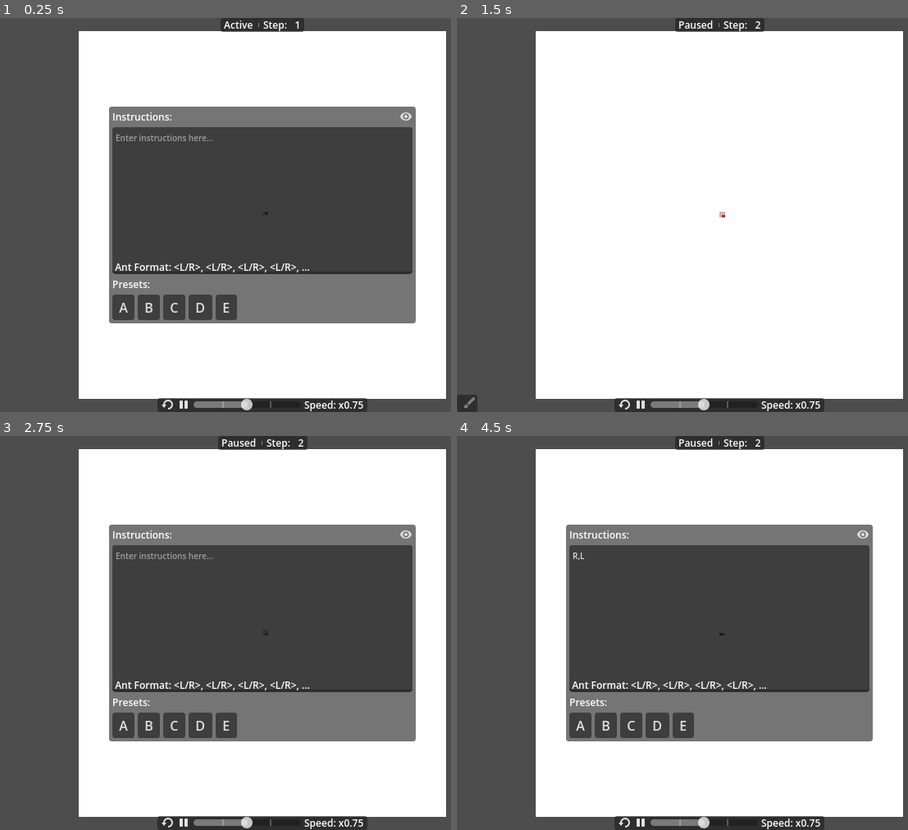
Above: before the commit, frames 1-4 (two rows, left to right).
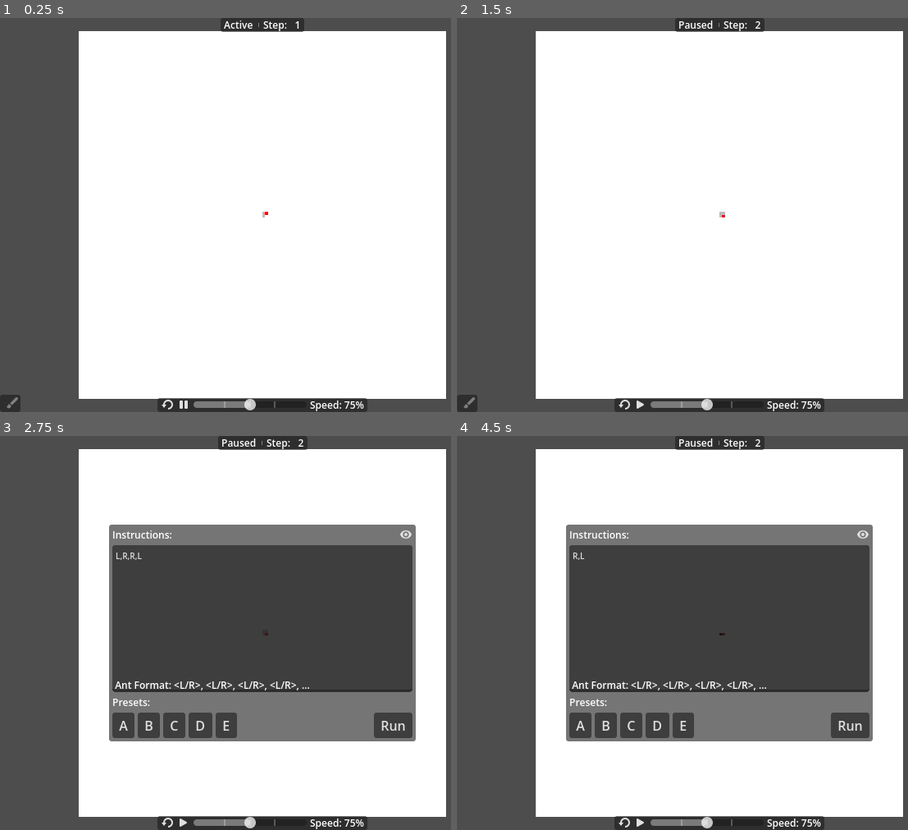
Above: after the commit, the same moments.

Repository: bouyant-keys/GodotTurmiteSim
Game: Godot game, scene res://Scenes/main.tscn
Two runs of this game, one before a commit and one after it. Both use one fixed random seed, a clock stepped at 60 frames per second and the inputs below.
Inputs (mouse positions are in pixels of both pictures, inside the frame that each line leads up to):
- Up to frame 1 (0.25 s): no input
- Up to frame 2 (1.5 s): click (641, 404) at 0.5 s; click (862, 116) at 1.27 s
- Up to frame 3 (2.75 s): click (13, 822) at 2 s
- Up to frame 4 (4.5 s): click (849, 723) at 2.75 s, where only the run after the commit has a clickable "Run"; click "A" at 3.5 s; click (470, 822) at 4.25 s

The runs differ from the first frame. In frame 1, 38% of the frame differs, in the area x 0-93%, y 22-100%; in frame 2, 0.2%; in frame 3, 0.9%; in frame 4, 0.8%.

Commit message:
First completion pass of project.
Restricted instructions to ANT form for simplicity, and automated coloring - potentially add / fix coloring in the future.

Diff:
--- a/Scenes/instructions_panel.tscn
+++ b/Scenes/instructions_panel.tscn
@@ -4,6 +4,7 @@
 [ext_resource type="Script" uid="uid://cbrqs1b7f4q83" path="res://Scripts/InstructionsPanel.gd" id="1_6fjpo"]
 [ext_resource type="Texture2D" uid="uid://x46o5e7mdje0" path="res://Textures/GuiVisibilityVisible.svg" id="2_5ue33"]
 [ext_resource type="Texture2D" uid="uid://b7i7pxu705qdv" path="res://Textures/CanvasItem.svg" id="3_6fjpo"]
+[ext_resource type="Texture2D" uid="uid://buqyj7fmel6ak" path="res://Textures/ImportFail.svg" id="4_85van"]
 [ext_resource type="Script" uid="uid://cg5s0l7i5e5up" path="res://Scripts/preset_button.gd" id="4_bbcx4"]
 [ext_resource type="Resource" uid="uid://dqe4hfkdbve0p" path="res://Scripts/InstructionPresets/Preset_Langton.tres" id="5_sxpg0"]
 [ext_resource type="Resource" uid="uid://cd0l4003uk5ka" path="res://Scripts/InstructionPresets/Preset_Propp9.tres" id="7_a0p6j"]
@@ -11,6 +12,12 @@
 [ext_resource type="Resource" uid="uid://btmfh66ow38nj" path="res://Scripts/InstructionPresets/Preset_Propp33.tres" id="8_a0p6j"]
 [ext_resource type="Resource" uid="uid://t5bfy0ivbdnw" path="res://Scripts/InstructionPresets/Preset_Propp39.tres" id="9_85van"]
 
+[sub_resource type="Gradient" id="Gradient_85van"]
+colors = PackedColorArray(1, 1, 1, 1, 0, 0, 0, 1)
+
+[sub_resource type="GradientTexture1D" id="GradientTexture1D_85van"]
+gradient = SubResource("Gradient_85van")
+
 [node name="InstructionsPanel" type="Control" unique_id=233951351]
 layout_mode = 3
 anchors_preset = 15
@@ -21,6 +28,7 @@
 mouse_filter = 2
 theme = ExtResource("1_5ue33")
 script = ExtResource("1_6fjpo")
+gradient_tex = SubResource("GradientTexture1D_85van")
 
 [node name="MainPanel" type="PanelContainer" parent="." unique_id=647988976]
 layout_mode = 1
@@ -87,6 +95,22 @@
 text = " Ant Format: <L/R>, <L/R>, <L/R>, <L/R>, ..."
 clip_text = true
 
+[node name="ErrorIcon" type="TextureRect" parent="MainPanel/MarginContainer/VBoxContainer/InstructionsEdit" unique_id=1451845049]
+unique_name_in_owner = true
+layout_mode = 1
+anchors_preset = -1
+anchor_left = 1.0
+anchor_top = 1.0
+anchor_right = 1.0
+anchor_bottom = 1.0
+offset_right = -4.0
+offset_bottom = -4.0
+grow_horizontal = 0
+grow_vertical = 0
+size_flags_horizontal = 10
+texture = ExtResource("4_85van")
+stretch_mode = 5
+
 [node name="PresetsLabel" type="Label" parent="MainPanel/MarginContainer/VBoxContainer" unique_id=144190926]
 layout_mode = 2
 text = "Presets:"
@@ -124,6 +148,12 @@
 text = " E "
 script = ExtResource("4_bbcx4")
 preset_instruction = ExtResource("9_85van")
+
+[node name="RunButton" type="Button" parent="MainPanel/MarginContainer/VBoxContainer/HBoxContainer" unique_id=114952720]
+unique_name_in_owner = true
+layout_mode = 2
+size_flags_horizontal = 10
+text = " Run "
 
 [node name="HiddenPanel" type="Panel" parent="." unique_id=309960548]
 layout_mode = 1
@@ -182,10 +212,11 @@
 "
 
 [connection signal="pressed" from="MainPanel/MarginContainer/VBoxContainer/HBoxContainer2/HideButton" to="." method="_on_hide_pressed"]
-[connection signal="text_set" from="MainPanel/MarginContainer/VBoxContainer/InstructionsEdit" to="." method="_on_instructions_set"]
+[connection signal="text_changed" from="MainPanel/MarginContainer/VBoxContainer/InstructionsEdit" to="." method="_on_instructions_set"]
 [connection signal="change_preset" from="MainPanel/MarginContainer/VBoxContainer/HBoxContainer/PresetButton" to="." method="_on_preset_changed"]
 [connection signal="change_preset" from="MainPanel/MarginContainer/VBoxContainer/HBoxContainer/PresetButton2" to="." method="_on_preset_changed"]
 [connection signal="change_preset" from="MainPanel/MarginContainer/VBoxContainer/HBoxContainer/PresetButton3" to="." method="_on_preset_changed"]
 [connection signal="change_preset" from="MainPanel/MarginContainer/VBoxContainer/HBoxContainer/PresetButton4" to="." method="_on_preset_changed"]
 [connection signal="change_preset" from="MainPanel/MarginContainer/VBoxContainer/HBoxContainer/PresetButton5" to="." method="_on_preset_changed"]
+[connection signal="pressed" from="MainPanel/MarginContainer/VBoxContainer/HBoxContainer/RunButton" to="." method="_on_run_pressed"]
 [connection signal="pressed" from="HiddenPanel/ShowButton" to="." method="_on_show_pressed"]
--- a/Scenes/main.tscn
+++ b/Scenes/main.tscn
@@ -52,7 +52,8 @@
 [node name="PlaybackControls" parent="." unique_id=2032513786 instance=ExtResource("3_6bp64")]
 mouse_filter = 2
 
-[node name="InstructionsPanel" parent="." unique_id=233951351 instance=ExtResource("4_6bp64")]
+[node name="InstructionsPanel" parent="." unique_id=233951351 node_paths=PackedStringArray("turmite") instance=ExtResource("4_6bp64")]
+turmite = NodePath("../Turmite")
 
 [connection signal="status_changed" from="Turmite" to="StatusPanel" method="_on_status_changed"]
 [connection signal="steps_changed" from="Turmite" to="StatusPanel" method="_on_steps_changed"]
--- a/Scenes/playback_controls.tscn
+++ b/Scenes/playback_controls.tscn
@@ -66,7 +66,7 @@
 [node name="SpeedLabel" type="Label" parent="PanelContainer/HBoxContainer" unique_id=50891599]
 unique_name_in_owner = true
 layout_mode = 2
-text = "Speed: x"
+text = "Speed: x%"
 
 [node name="Spacer2" type="Control" parent="PanelContainer/HBoxContainer" unique_id=1495569673]
 layout_mode = 2
--- a/Scripts/Instruction.gd
+++ b/Scripts/Instruction.gd
@@ -3,6 +3,8 @@
 # TM Format: "0,k,0,w,R", "0,w,0,k,R", ...
 
 enum InstructionType {TM, ANT}
+
+var invalid_message : String
 
 @export var name : StringName
 @export var type : InstructionType
@@ -25,9 +27,11 @@
 ## Check whether the instructions can be interpreted by the Turmite.
 func is_valid() ->bool:
 	if transitions.is_empty():
+		invalid_message = "No transitions written."
+		print(invalid_message)
 		return false
-	elif state_colors.is_empty():
-		return false
+	#elif state_colors.is_empty():
+		#return false
 
 	if type == InstructionType.TM:
 		for t : String in transitions:
@@ -63,6 +67,10 @@
 
 ## Check whether the transition can be interpreted as an Ant transition.
 func validate_ant_trans(t:String) ->bool:
-	if t.length() != 1: return false
-	elif t not in ["L", "R", "l", "r"]: return false
+	if t.length() != 1:
+		invalid_message = "Transition is empty."
+		return false
+	elif t not in ["L", "R", "l", "r"]:
+		invalid_message = "Characters other than L and R used."
+		return false
 	return true
--- a/Scripts/InstructionsPanel.gd
+++ b/Scripts/InstructionsPanel.gd
@@ -1,16 +1,25 @@
 extends Control
 
-var validation_message := ""
+const FORMAT_LABEL := "Format: <L/R>,<L/R>,<L/R>,..."
 
-@onready var instructions_edit: TextEdit = %InstructionsEdit
+var current_instruction : Instruction
+
+@export var turmite : Turmite
+@export var gradient_tex: GradientTexture1D
+
+@onready var edit_box: TextEdit = %InstructionsEdit
 @onready var main_panel: Control = $MainPanel
 @onready var hidden_panel: Control = $HiddenPanel
+@onready var format_label: Label = %FormatLabel
+@onready var error_icon: TextureRect = %ErrorIcon
 
 signal instructions_changed(instruction:Instruction)
 
 # Called when the node enters the scene tree for the first time.
 func _ready() -> void:
-	_on_show_pressed()
+	error_icon.hide()
+	edit_box.text = turmite.current_turmite_instructions.to_string()
+	_on_hide_pressed()
 
 
 func _on_show_pressed() ->void:
@@ -22,22 +31,37 @@
 	hidden_panel.show()
 
 func _on_instructions_set() -> void:
-	if validate_syntax(instructions_edit.text):
-		instructions_changed.emit(instructions_edit.text)
+	print("instructions set.")
+	# Assuming type is ant by default
+	var instruction = Instruction.new()
+	instruction.type = Instruction.InstructionType.ANT
+	instruction.transitions = edit_box.text.split(",")
+
+	if !instruction.is_valid():
+		format_label.text = instruction.invalid_message
+		error_icon.show()
+		return
+	format_label.text = FORMAT_LABEL
+	error_icon.hide()
+
+	instruction.state_colors.clear()
+	for i : int in instruction.transitions.size():
+		var temp := i / float(instruction.transitions.size()-1.0)
+		var color := gradient_tex.gradient.sample(temp)
+		print(temp, color)
+		instruction.state_colors.append(color)
+	print(instruction.transitions)
+
+	current_instruction = instruction
 
 func _on_preset_changed(i:Instruction) ->void:
-	instructions_edit.text = i.to_string()
+	edit_box.text = i.to_string()
 	instructions_changed.emit(i)
 	_on_hide_pressed()
 
+func _on_run_pressed() -> void:
+	if !current_instruction: return
+	elif !current_instruction.is_valid(): return
 
-func validate_syntax(text:String) ->bool:
-	if text.begins_with("0") or text.begins_with("1"):
-		print("TM format detected.")
-	elif text.begins_with("L") or text.begins_with("R"):
-		for c in text:
-			if c not in ["L", "R"]:
-				validation_message = "Propp form may only contain L or R characters."
-				return false
-		print("Propp format detected.")
-	return true
+	instructions_changed.emit(current_instruction)
+	_on_hide_pressed()
--- a/Scripts/PlaybackControls.gd
+++ b/Scripts/PlaybackControls.gd
@@ -1,6 +1,8 @@
 extends Control
 
-const LABEL_FORMAT := "Speed: x%.2f"
+const LABEL_FORMAT := "Speed: %d%%"
+const PLAY_TEX := preload("uid://bba84fl5jcafl") as CompressedTexture2D
+const PAUSE_TEX := preload("uid://d2k1lvtnkn7pj") as CompressedTexture2D
 
 var paused := false
 var previous_speed : float
@@ -28,7 +30,7 @@
 
 func set_speed(speed:float) ->void:
 	var new_speed := 1.0 - speed
-	speed_label.text = LABEL_FORMAT % speed
+	speed_label.text = LABEL_FORMAT % int(speed*100.0)
 	speed_changed.emit(new_speed)
 	previous_speed = new_speed
 
@@ -43,5 +45,11 @@
 	paused = !paused
 	pause_turmite.emit(paused)
 
+	if paused:
+		pause_button.texture_normal = PLAY_TEX
+	else:
+		pause_button.texture_normal = PAUSE_TEX
+
+
 func _on_reset_button_pressed() -> void:
 	reset_turmite.emit()
--- /dev/null
+++ b/Textures/ImportFail.svg
@@ -0,0 +1 @@
+<svg xmlns="http://www.w3.org/2000/svg" width="16" height="16"><path fill="none" stroke="#ff5f5f" stroke-linecap="round" stroke-width="2" d="M3 3 13 13M13 3 3 13"/></svg>
Not shown, added: Textures/ImportFail.svg.import
Not shown, added: export_presets.cfg
